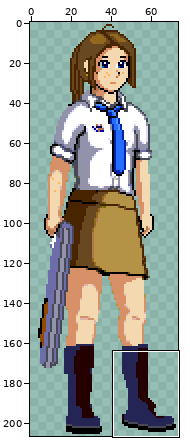
One commit to this pixel-art file: src/testrom/res/_ignore/de_detective13.aseprite. The first picture is a wide view before the edit; the outline marks the close-up.
Close-up. Earlier state:
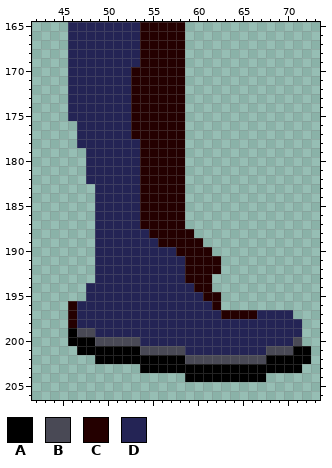
74x207 pixels, 1 frame. Colours within 5 levels of each other are drawn and written as one. Shown: x 42..73, y 165..206. The commit also changed other parts of the picture, which this record leaves out.
Palette (. is transparent): A #000000  B #494955  C #240000  D #242455
Pixels before, first column x 46:
165 DDDDDDDDCCCCC..............
166 DDDDDDDDCCCCC..............
167 DDDDDDDDCCCCC..............
168 DDDDDDDDCCCCC..............
169 DDDDDDDDCCCCC..............
170 DDDDDDDCCCCCC..............
171 DDDDDDDCCCCCC..............
172 DDDDDDDCCCCCC..............
173 DDDDDDDCCCCCC..............
174 DDDDDDDCCCCCC..............
175 DDDDDDDCCCCCC..............
176 .DDDDDDCCCCCC..............
177 .DDDDDDCCCCCC..............
178 .DDDDDDDCCCCC..............
179 ..DDDDDDCCCCC..............
180 ..DDDDDDCCCCC..............
181 ..DDDDDDCCCCC..............
182 ..DDDDDDCCCCC..............
183 ...DDDDDCCCCC..............
184 ...DDDDDCCCCC..............
185 ...DDDDDCCCCC..............
186 ...DDDDDCCCCC..............
187 ...DDDDDCCCCC..............
188 ...DDDDDDCCCCC.............
189 ...DDDDDDDCCCCC............
190 ...DDDDDDDDDCCCC...........
191 ...DDDDDDDDDDCCCC..........
192 ...DDDDDDDDDDCCCC..........
193 ...DDDDDDDDDDCCC...........
194 ..DDDDDDDDDDDDCC...........
195 ..DDDDDDDDDDDDDCC..........
196 CDDDDDDDDDDDDDDDC..........
197 CDDDDDDDDDDDDDDDDCCCCDDDD..
198 CDDDDDDDDDDDDDDDDDDDDDDDDD.
199 ABBDDDDDDDDDDDDDDDDDDDDDDD.
200 AAABBBBBDDDDDDDDDDDDDDDDDB.
201 .AAAAAAABBBBBDDDDDDDDDBBBAA
202 ...AAAAAAAAAABBBBBBBBBAAAAA
203 ........AAAAAAAAAAAAAAAAAA.
204 .............AAAAAAAAA.....
The result:
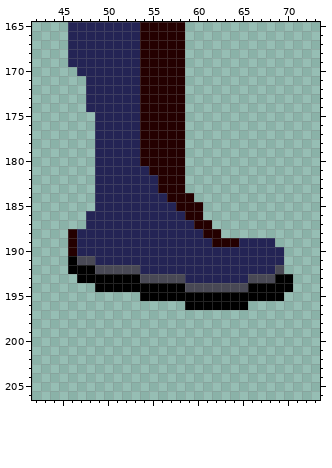
Difference:
Changed rows in their new state; - is an unchanged pixel.
Layer "Elmo nieuwe schoenen":
first column x 46:
170 .------D-------------------
171 ..-----D-------------------
172 ..-----D-------------------
173 ..-----D-------------------
174 ..-----D-------------------
175 ...----D-------------------
176 -..----D-------------------
177 -..----D-------------------
178 -..------------------------
179 --.------------------------
180 --.------------------------
181 --.-----D------------------
182 --.-----DD-----------------
183 --------DD-----------------
184 --------DDD--C-------------
185 --------DDDD-CC------------
186 --D-----DDDDDCC------------
187 --D-----DDDDDDCC-----------
188 CDD------DDDDDDCC----------
189 CDD-------DDDDDDCCCDDDD----
190 CDD---------DDDDDDDDDDDD---
191 ABB----------DDDDDDDDDDD---
192 AAABBBBB-----DDDDDDDDDDB---
193 -AAAAAAABBBBBDDDDDDDBBBAA--
194 --.AAAAAAAAAABBBBBBBAAAAA--
195 --......AAAAAAAAAAAAAAAA---
196 .............AAAAAAA-------
197 .........................--
198 ..........................-
199 ..........................-
200 ..........................-
201 -..........................
202 ---........................
203 --------..................-
204 -------------.........-----
